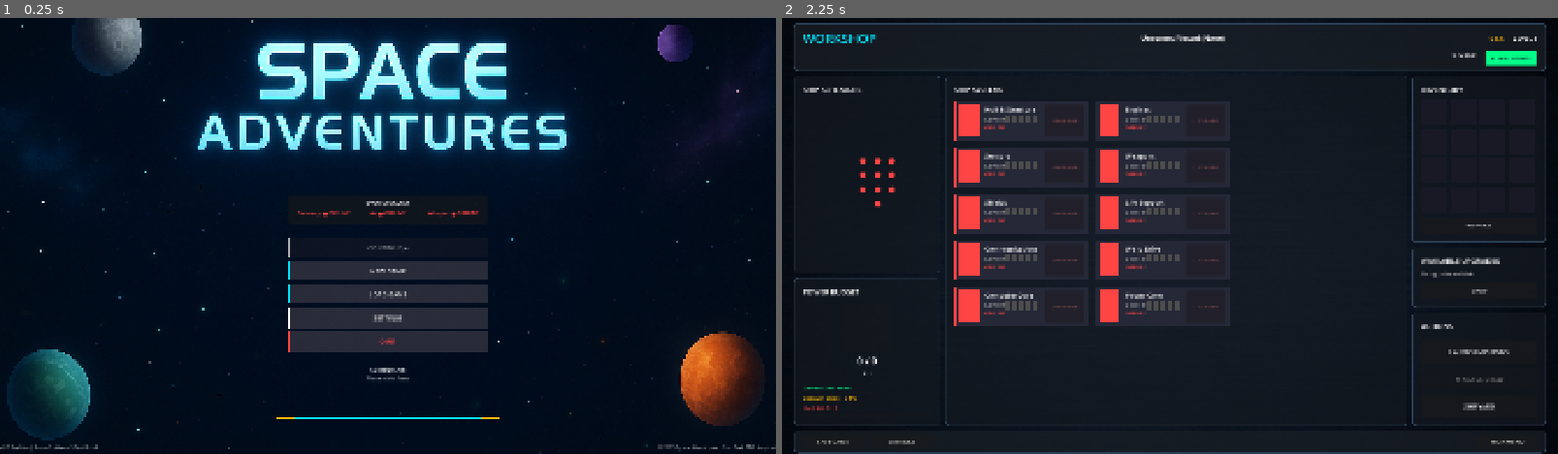
Above: before the commit, frames 1-2 (left to right).
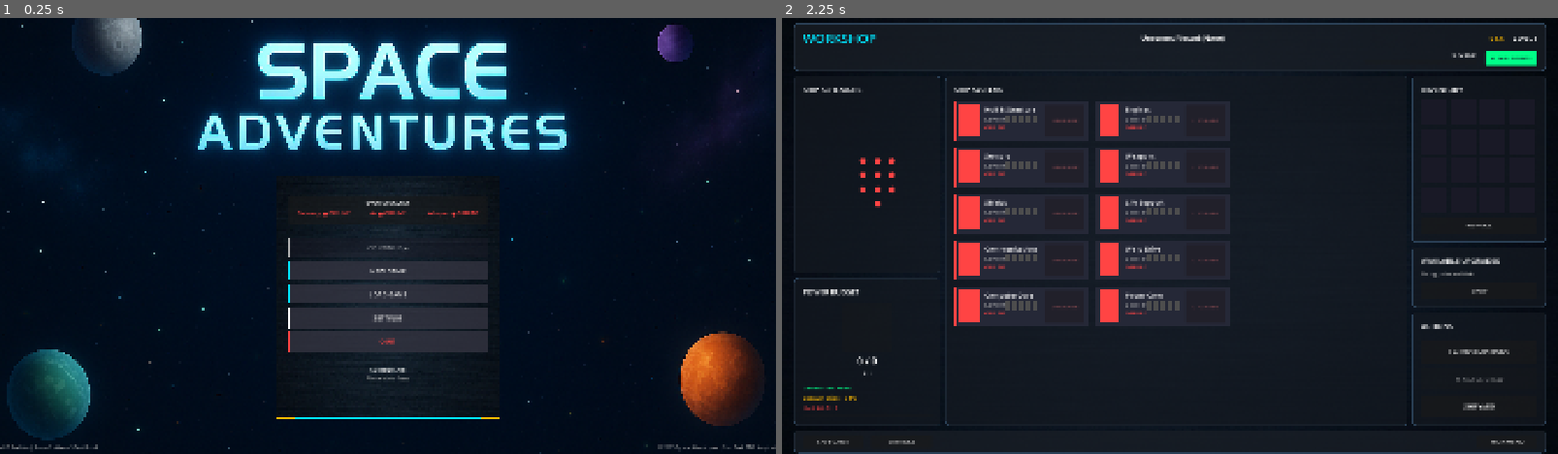
Above: after the commit, the same moments.

Repository: sethshoultes/space-adventures
Game: Godot game, scene res://scenes/main_menu.tscn
Two runs of this game, one before a commit and one after it. Both use one fixed random seed, a clock stepped at 60 frames per second and the inputs below.
Inputs:
- Up to frame 1 (0.25 s): no input
- Up to frame 2 (2.25 s): click "NEW GAME" at 0.5 s; click "MAIN MENU" at 1.25 s; click "NEW GAME" at 2 s

The runs differ from the first frame. In frame 1, 0.1% of the frame differs, in the area x 44-65%, y 37-91%; in frame 2, nothing differs.

Commit message:
feat: Add textured background to main menu center panel
Add dark textured background image to the center menu panel for enhanced
visual depth and professional appearance. The texture sits behind all menu
elements including borders, brackets, and buttons.

Changes:
- Added main_menu_panel_bg.png texture resource
- Created PanelBackground TextureRect node in MenuPanel
- Positioned background behind all existing UI elements
- Used Keep Aspect Covered stretch mode to fill panel area

Visual improvements:
- Adds subtle texture and depth to center menu area
- Maintains readability of all menu elements
- Complements the outer space background
- Professional sci-fi aesthetic

🤖 Generated with [Claude Code](https://claude.com/claude-code)

Co-Authored-By: Claude <noreply@anthropic.com>

Diff:
--- a/godot/scenes/main_menu.tscn
+++ b/godot/scenes/main_menu.tscn
@@ -1,6 +1,7 @@
-[gd_scene load_steps=2 format=3 uid="uid://dpbgvdcehsnfr"]
+[gd_scene load_steps=3 format=3 uid="uid://dpbgvdcehsnfr"]
 
 [ext_resource type="Script" path="res://scripts/ui/main_menu.gd" id="1_h8ij1"]
+[ext_resource type="Texture2D" path="res://assets/sprites/backgrounds/main_menu_panel_bg.png" id="2_panel_bg"]
 
 [node name="MainMenu" type="Control"]
 layout_mode = 3
@@ -52,6 +53,17 @@
 offset_bottom = 450.0
 grow_horizontal = 2
 grow_vertical = 2
+
+[node name="PanelBackground" type="TextureRect" parent="MenuPanel"]
+layout_mode = 1
+anchors_preset = 15
+anchor_right = 1.0
+anchor_bottom = 1.0
+grow_horizontal = 2
+grow_vertical = 2
+texture = ExtResource("2_panel_bg")
+expand_mode = 1
+stretch_mode = 6
 
 [node name="CyanBorder" type="Control" parent="MenuPanel"]
 layout_mode = 1
Binary file added: godot/assets/sprites/backgrounds/main_menu_panel_bg.png
